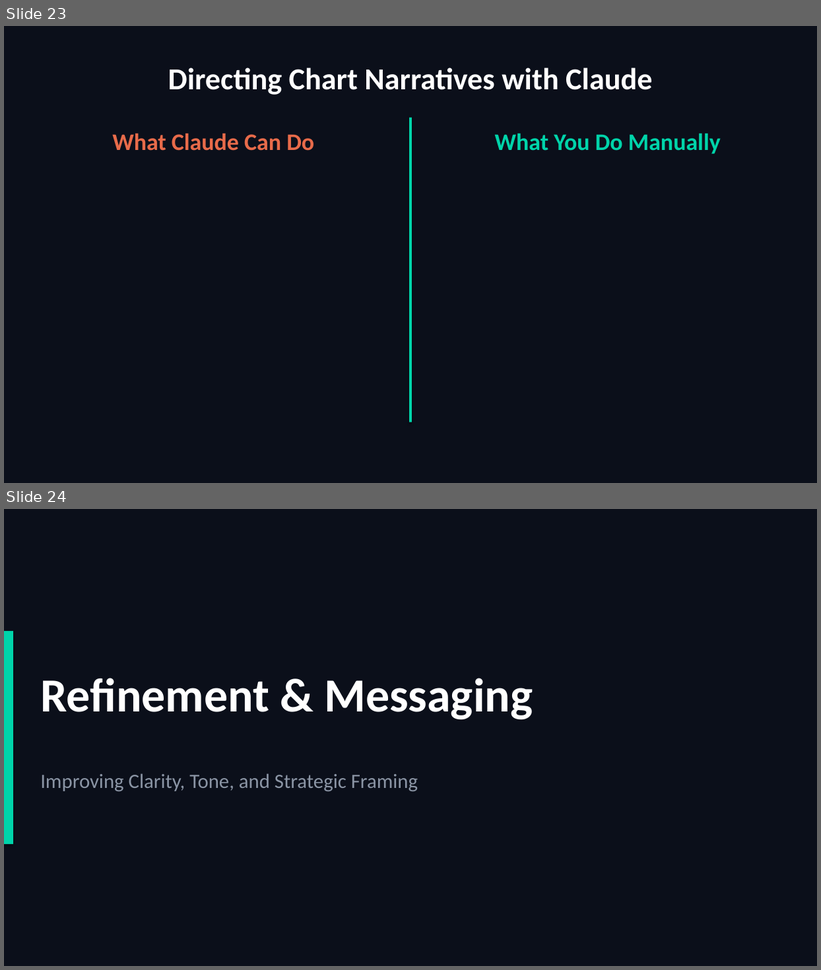
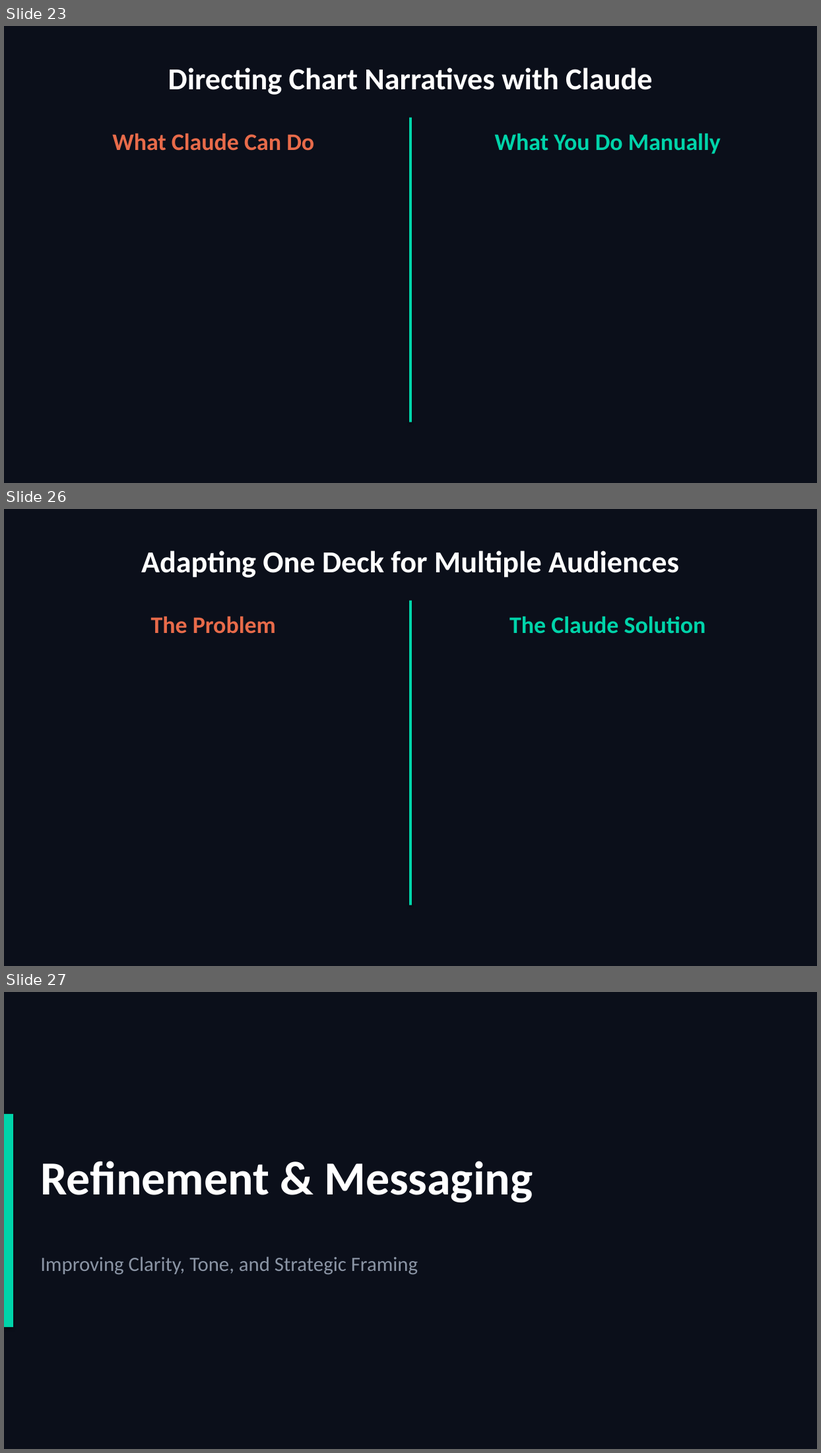
Before and after one commit to scottrhay/AIA-ClaudeCopilot, a slide deck: slides/Business Users/S3_PowerPoint_Executive.pptx. Shown one above the other, each under a label of ours: slides 23 and 24 before the commit, slides 23, 26 and 27 after it; the slides between them are not shown. The pictures are 821x970 and 821x1453 pixels, drawn with LibreOffice and Linux fonts; fonts in the diff are those of the drawing. Boxes give left, top, right and bottom in pixels: in the first picture for what was removed or moved away, otherwise in the second. Text is boxed around its words. In the diff, an @@ line names an element or a change of style, - is before the commit and + after.

```diff
--- a/slides/Business Users/S3_PowerPoint_Executive.pptx
+++ b/slides/Business Users/S3_PowerPoint_Executive.pptx
@@ slide 26 added at <box>4,509,817,966</box>, background #0B0F1A @@
@@ text added at <box>141,551,679,578</box>, 36 pt, text #FFFFFF, bold @@
+Adapting One Deck for Multiple Audiences
@@ rectangle added at <box>410,601,412,906</box>, fill #00D4AA @@
@@ text added at <box>151,616,276,634</box>, 28 pt, text #E86B4A, bold @@
+The Problem
@@ text added at <box>510,616,706,634</box>, 28 pt, text #00D4AA, bold @@
+The Claude Solution
@@ what was slide 24 is now slide 27 @@
```
Also in this commit, not shown: 1 slide changed, 3 other slides added, 1 other file.
